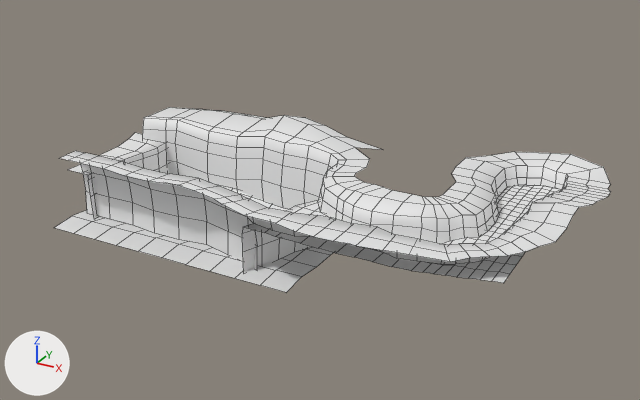
Two versions of the FBX model Assets/AmyTheHedgehog/Scenes/MushroomValley/mushroom_valley.fbx, one commit apart.
The view is the same before and after, from a 50 mm lens placed at (53.1, -203.9, 89.1), pointed at (-47.4, -21.1, -2.3). The axes (+X, +Y, +Z) are drawn at lower left. The lights are the same throughout. Mesh edges are drawn as thin lines. Where no turn or scale is listed for an object, it has been applied to the vertices.

The scene before the commit, as lines of its bpy script (objects in view):
```python
me_cube_003 = bpy.data.meshes.new('Cube.003')
me_cube_003.from_pydata(...)  # 410 vertices, 330 faces; spans x -109.3..20.1, y -57.0..19.0, z -11.2..10.3
# faces by material slot: [51, 70, 148, 61]
me_cube_003.materials.append(mat_mushroom_clifftograss)  # white #e7e7e7
me_cube_003.materials.append(mat_mushroom_grasstocliff)  # white #e7e7e7
me_cube_003.materials.append(mat_mushroom_grass)  # white #e7e7e7
me_cube_003.materials.append(mat_mushroom_cliff)  # white #e7e7e7
me_plane_001 = bpy.data.meshes.new('Plane.001')
me_plane_001.from_pydata(...)  # 77 vertices, 60 faces; spans x -53.4..17.6, y -24.5..17.6, z -1.1..1.4
me_plane_001.materials.append(mat_mushroom_cliff)  # white #e7e7e7
me_plane_002 = bpy.data.meshes.new('Plane.002')
me_plane_002.from_pydata(...)  # 285 vertices, 233 faces; spans x -114.3..9.3, y -51.1..9.3, z -11.4..2.1
# faces by material slot: [9, 18, 206]
me_plane_002.materials.append(mat_mushroom_clifftograss)  # white #e7e7e7
me_plane_002.materials.append(mat_mushroom_grasstocliff)  # white #e7e7e7
me_plane_002.materials.append(mat_mushroom_grass)  # white #e7e7e7
ob_cube = bpy.data.objects.new('Cube', me_cube_003)
ob_cube.location = (0.0, 0.0, 0.0)
ob_plane = bpy.data.objects.new('Plane', me_plane_002)
ob_plane.location = (0.0, 0.0, 0.0)
ob_plane_001 = bpy.data.objects.new('Plane.001', me_plane_001)
ob_plane_001.location = (-56.3, -28.4, -11.2)
```
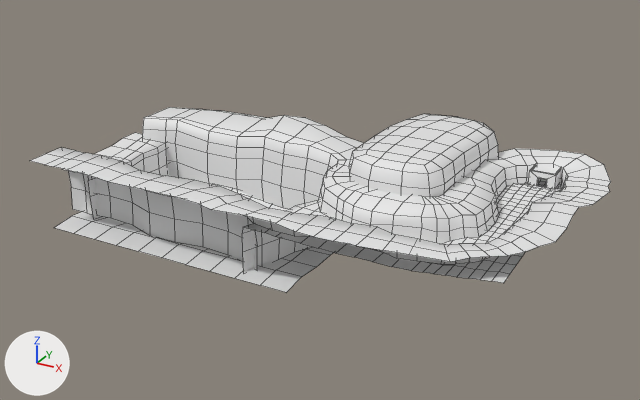
The change in detail:
Material 'Mushroom_Base_Entrance' (mat_mushroom_base_entrance) is new.
Its base color is (0.8, 0.8, 0.8) (white #e7e7e7).
me_cube_003 is used by ob_cube; location (0.0, 0.0, 0.0).
me_cube_003 had 410 vertices, 330 faces and spanned x -109.3..20.1, y -57.0..19.0, z -11.2..10.3.
me_cube_003 now has 495 vertices, 404 faces and spans x -113.3..20.1, y -57.7..18.8, z -11.2..14.5.
me_cube_003 part 2: a new loose piece of 82 vertices spanning x -38.2..-10.5, y -29.3..17.2, z 5.6..14.5.
Part 3, on me_cube_003:
15 vertices are removed from x 1.3..20.1, y -3.5..18.0, z 1.2..7.0.
23 faces are deleted.
8 vertices in x 13.8..19.4, y -5.5..14.1, z 6.0..6.5 move by (0.0, 0.0, 0.6).
3 vertices in x -12.2..-3.8, y 2.3..7.6, z 1.0..7.0 move by (0.0, 0.0, 0.4).
3 vertices in x -13.0..7.1, y 4.8..9.7, z 1.3..6.0 move by (0.0, 0.0, 0.2).
13 vertices move from x -8.4..12.4, y 1.5..19.0, z 1.1..6.3 to x -8.4..12.4, y 1.5..17.6, z 1.2..7.4.
11 vertices are added at x -0.3..20.1, y -1.8..18.8, z 0.7..7.7.
5 new faces join them, mat_mushroom_clifftograss (white #e7e7e7).
5 new faces join them, mat_mushroom_grasstocliff (white #e7e7e7).
9 new faces join them, mat_mushroom_grass (white #e7e7e7).
Part 4, on me_cube_003:
1 vertex is removed from x -108.1, y -49.6, z 7.5.
2 faces are deleted.
11 vertices in x -84.4..-68.4, y -43.8..-41.5, z -11.0..7.5 move by (0.0, -1.7, 0.0).
5 vertices in x -100.2, y -43.3..-41.5, z -11.0..7.5 move by (0.0, 0.5, 0.0).
4 vertices in x -84.5..-76.4, y -44.5..-42.7, z -4.8..7.5 move by (0.0, -1.6, 0.0).
19 vertices move from x -108.1..-53.1, y -54.1..-46.9, z 7.5..7.8 to x -113.3..-53.7, y -57.7..-43.3, z 7.5..8.2.
8 vertices are added at x -113.3..-108.1, y -54.7..-41.5, z -11.0..7.5.
4 new faces join them, mat_mushroom_grass (white #e7e7e7).
2 new faces join them, mat_mushroom_cliff (white #e7e7e7).
1 new face joins them, mat_mushroom_grasstocliff (white #e7e7e7).
1 new face joins them, mat_mushroom_clifftograss (white #e7e7e7).
me_plane_002 is used by ob_plane; location (0.0, 0.0, 0.0).
me_plane_002 had 285 vertices, 233 faces and spanned x -114.3..9.3, y -51.1..9.3, z -11.4..2.1.
me_plane_002 now has 291 vertices, 238 faces and spans x -114.7..9.5, y -51.1..9.5, z -11.4..2.1.
me_plane_002 part 1: 22 vertices moved from x -112.6..-102.7, y -43.3..-12.6, z -11.4..2.1 to x -114.7..-101.4, y -43.4..-12.6, z -11.4..2.1; 1 vertex removed from x -112.6, y -42.9, z 1.1; 7 vertices added at x -114.6..-108.3, y -43.1..-12.6, z 0.9..2.0.
Mesh me_cube_004 is new.
It has 54 vertices, 49 faces and spans x -3.55..3.55, y -1.16..11.96, z -0.86..3.65.
It uses material mat_mushroom_base_entrance (white #e7e7e7).
Object 'Cube.001' (ob_cube_001) is new; it shows me_cube_004.
Its location is (2.2, 6.3, 2.0).

Location of each change, (x1, y1, x2, y2) in pixels of the pictures (640 x 400 px; the box of a moved part takes in the faces that stretch with it):
'Cube', reshaped
    before: (60, 107, 610, 270)
    after: (30, 107, 611, 270)
'Plane', reshaped
    before: (68, 133, 561, 283)
    after: (63, 133, 562, 283)
'Cube.001', added
    after: (528, 165, 561, 190)
part 1 of me_plane_002, moved or reshaped
    before: (68, 133, 165, 218)
    after: (63, 133, 165, 218)
part 2 of me_cube_003, added
    after: (349, 114, 499, 197)
part 3 of me_cube_003, moved or reshaped
    before: (456, 152, 610, 201)
    after: (475, 149, 611, 201)
part 4 of me_cube_003, built on
    before: (60, 151, 266, 254)
    after: (30, 147, 266, 254)
